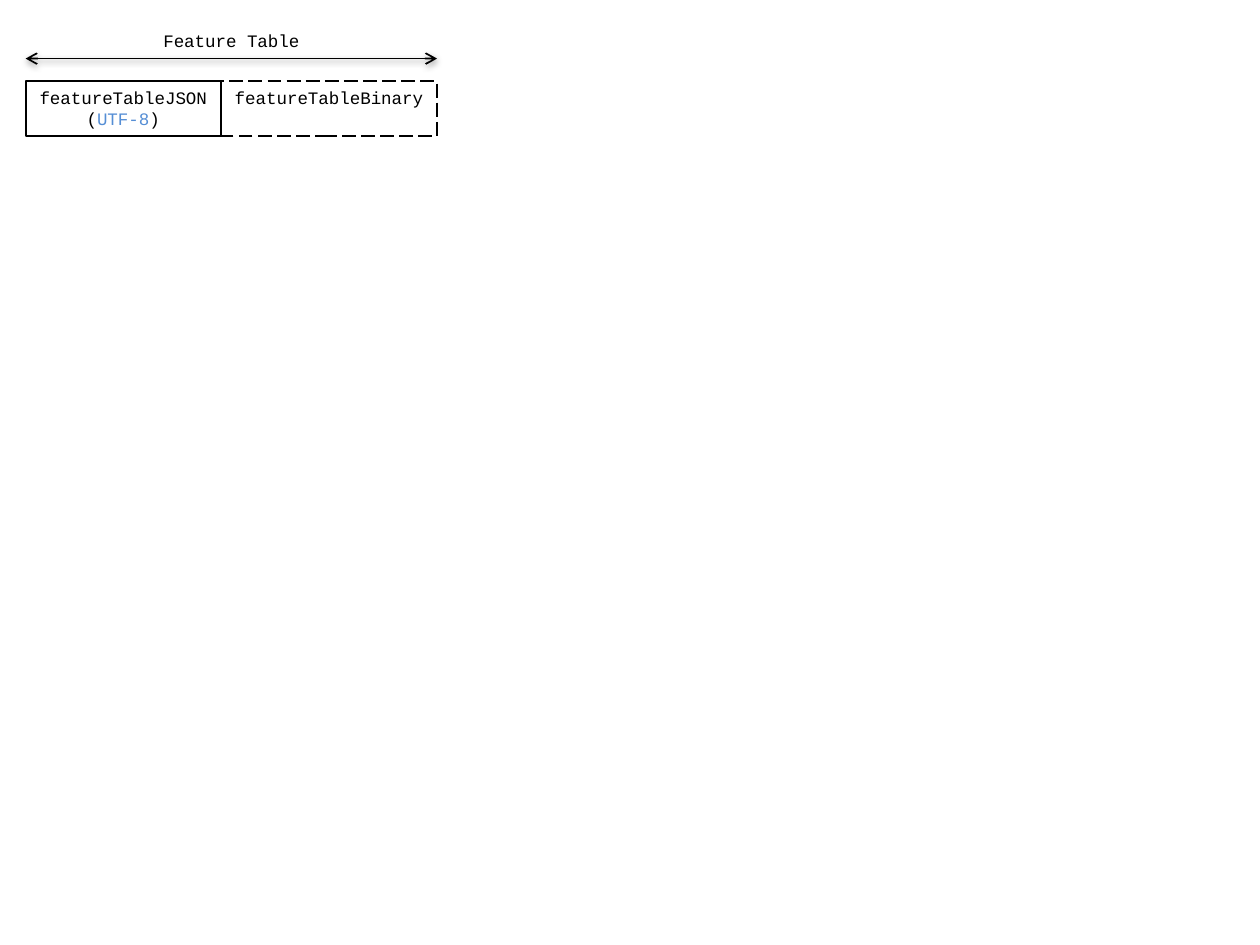
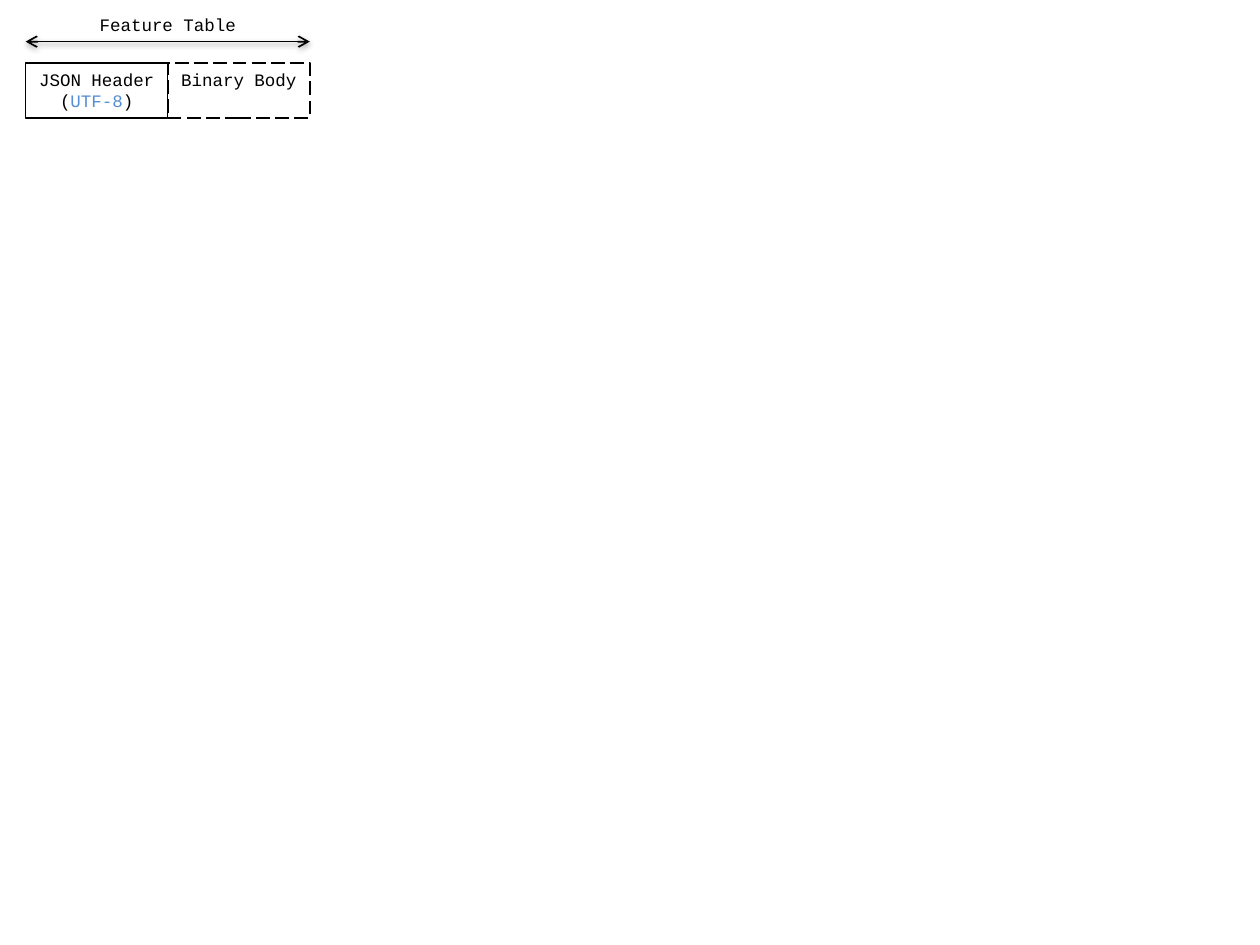
Before and after one commit to CesiumGS/3d-tiles, a slide deck: slide 1 of TileFormats/FeatureTable/figures/feature-table-layout.pptx. Drawn at 1260x945 pixels with LibreOffice and Linux fonts; fonts in the diff are those of the drawing. Boxes give left, top, right and bottom in pixels: in the first picture for what was removed or moved away, otherwise in the second. Text is boxed around its words. In the diff, an @@ line names an element or a change of style, - is before the commit and + after.

```diff
--- a/TileFormats/FeatureTable/figures/feature-table-layout.pptx
+++ b/TileFormats/FeatureTable/figures/feature-table-layout.pptx
@@ text "Feature Table": place and size @@
-text "Feature Table" at [163,35,299,47]
+text "Feature Table" at [100,19,235,31]
@@ double arrow moved from (25, 59) - (437, 59) to (25, 42) - (310, 42) @@
@@ rectangle "JSON Header": place and size @@
-rectangle "JSON Header" at [25,81,220,136]
+rectangle "JSON Header" at [25,63,168,118]
@@ text in rectangle at [39,74,154,87]: text changed @@
-featureTableJSON
+JSON Header
@@ rectangle "Binary Body": place and size @@
-rectangle "Binary Body" at [220,81,437,136]
+rectangle "Binary Body" at [168,63,310,118]
@@ text in rectangle at [181,74,296,90]: text changed @@
-featureTableBinary
+Binary Body
```
Also in this commit, not shown: 10 other files.
